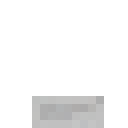
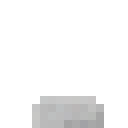
Two versions of the same layered image (128 × 128). Layer-by-layer changes:
painted on "Background" over (32, 96, 104, 128)
